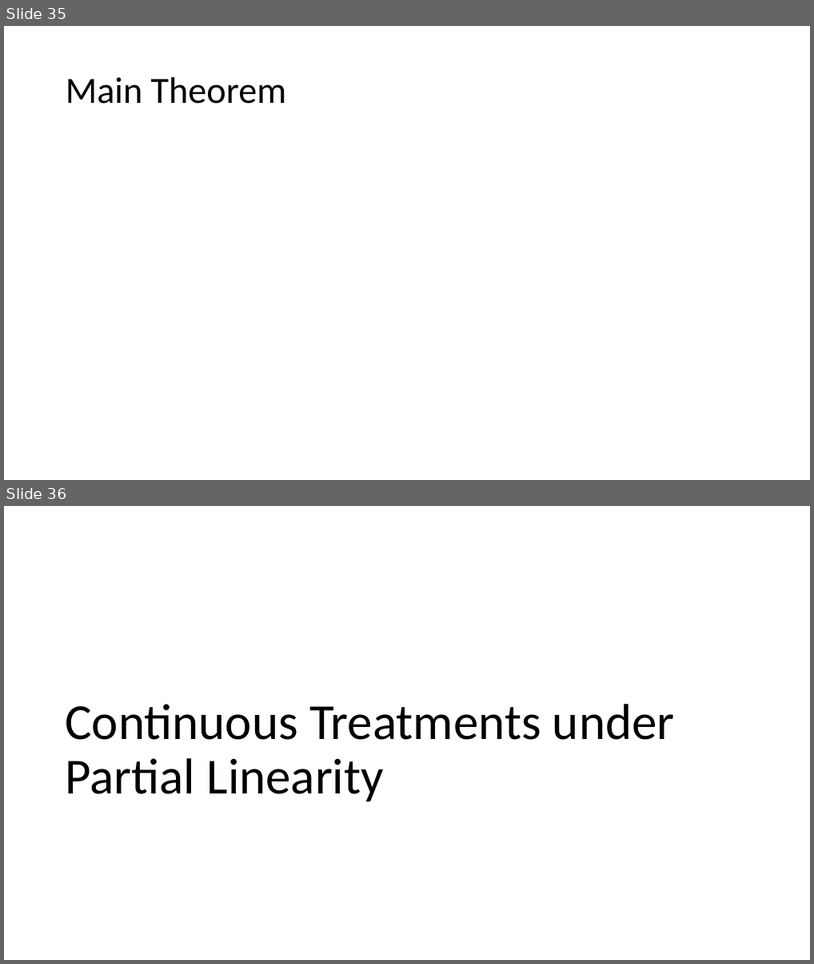
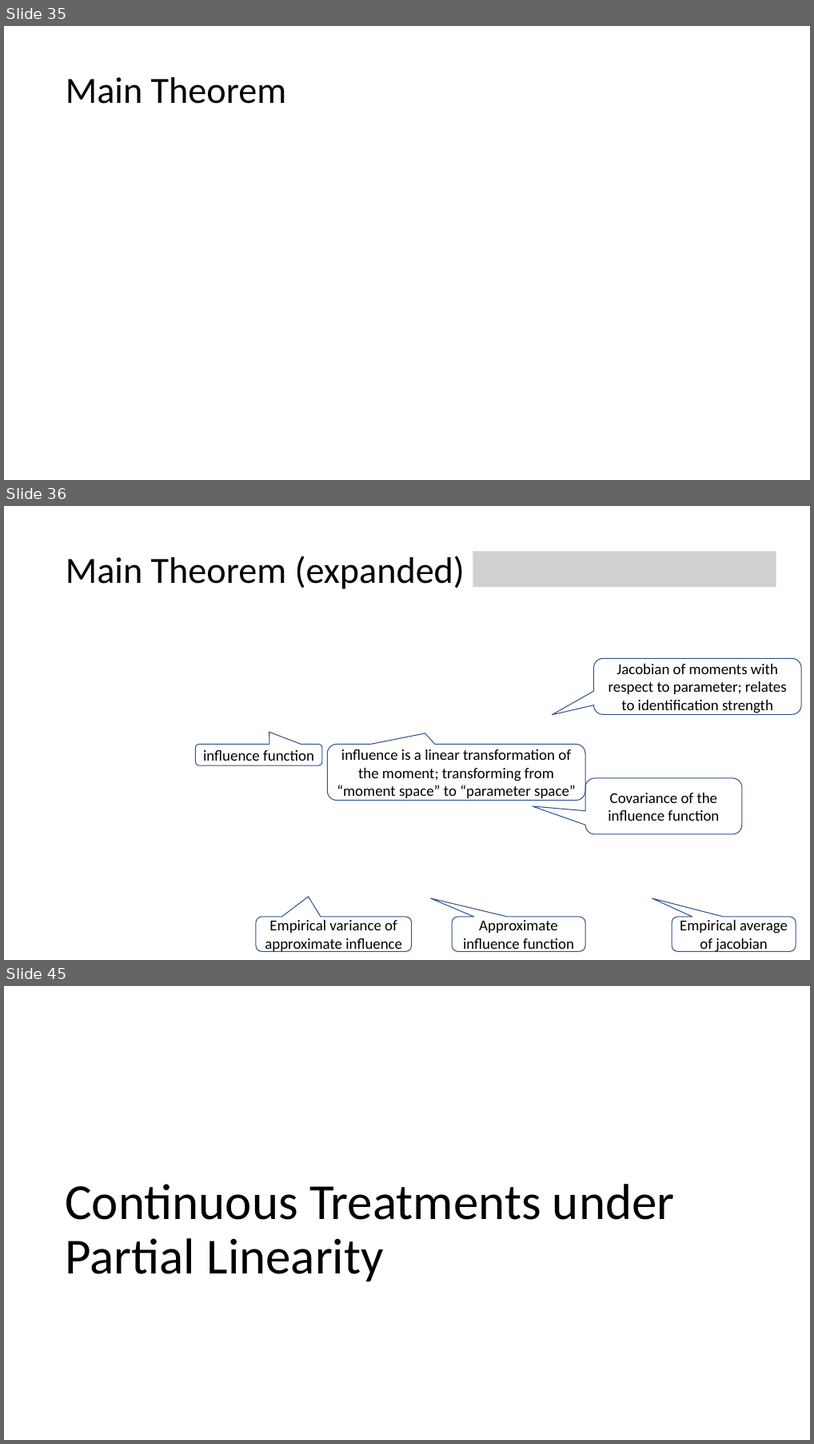
Before and after one commit to stanford-msande228/winter24, a slide deck: assets/presentations/MSANDE228_Lecture12_Inference_with_Modern_NonLinear_Methods.pptx. Shown one above the other, each under a label of ours: slides 35 and 36 before the commit, slides 35, 36 and 45 after it; the slides between them are not shown. The pictures are 814x964 and 814x1444 pixels, drawn with LibreOffice and Linux fonts; fonts in the diff are those of the drawing; grey boxes stand for pictures. Boxes give left, top, right and bottom in pixels: in the first picture for what was removed or moved away, otherwise in the second. Text is boxed around its words. In the diff, an @@ line names an element or a change of style, - is before the commit and + after.

```diff
--- a/assets/presentations/MSANDE228_Lecture12_Inference_with_Modern_NonLinear_Methods.pptx
+++ b/assets/presentations/MSANDE228_Lecture12_Inference_with_Modern_NonLinear_Methods.pptx
@@ slide 36 added at [4, 506, 810, 960], background #FFFFFF @@
@@ picture added at [473, 552, 777, 587] @@
@@ title added at [66, 556, 465, 589], 44 pt, text #000000 @@
+Main Theorem (expanded)
@@ rounded speech box added at [594, 659, 802, 715], outline #325491 1 pt, 18 pt, text #000000 @@
+Jacobian of moments with respect to parameter; relates to identification strength
@@ rounded speech box added at [196, 744, 323, 765], outline #325491 1 pt, 18 pt, text #000000 @@
+influence function
@@ rounded speech box added at [328, 744, 586, 800], outline #325491 1 pt, 18 pt, text #000000 @@
+influence is a linear transformation of the moment; transforming from “moment space” to “parameter space”
@@ rounded speech box added at [586, 778, 742, 835], outline #325491 1 pt, 18 pt, text #000000 @@
+Covariance of the influence function
@@ rounded speech box added at [256, 916, 412, 952], outline #325491 1 pt, 18 pt, text #000000 @@
+Empirical variance of approximate influence
@@ rounded speech box added at [452, 916, 586, 952], outline #325491 1 pt, 18 pt, text #000000 @@
+Approximate influence function
@@ rounded speech box added at [673, 916, 797, 952], outline #325491 1 pt, 18 pt, text #000000 @@
+Empirical average of jacobian
@@ what was slide 36 is now slide 45 @@
```
Also in this commit, not shown: 8 other slides added, 13 other files.
